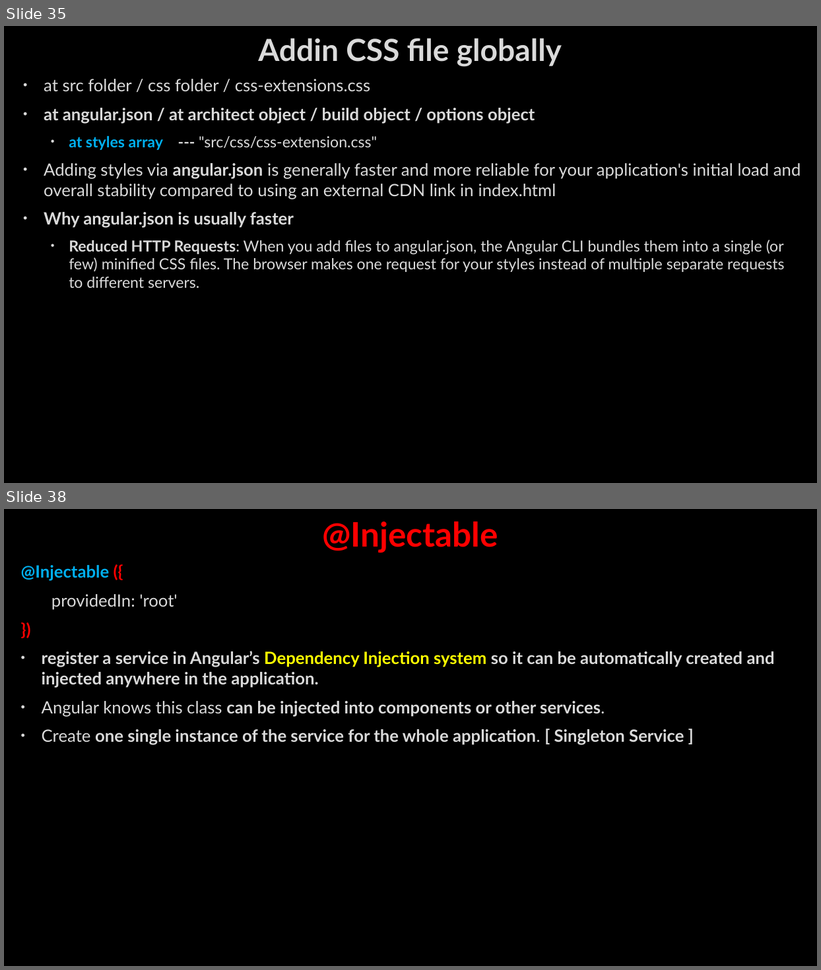
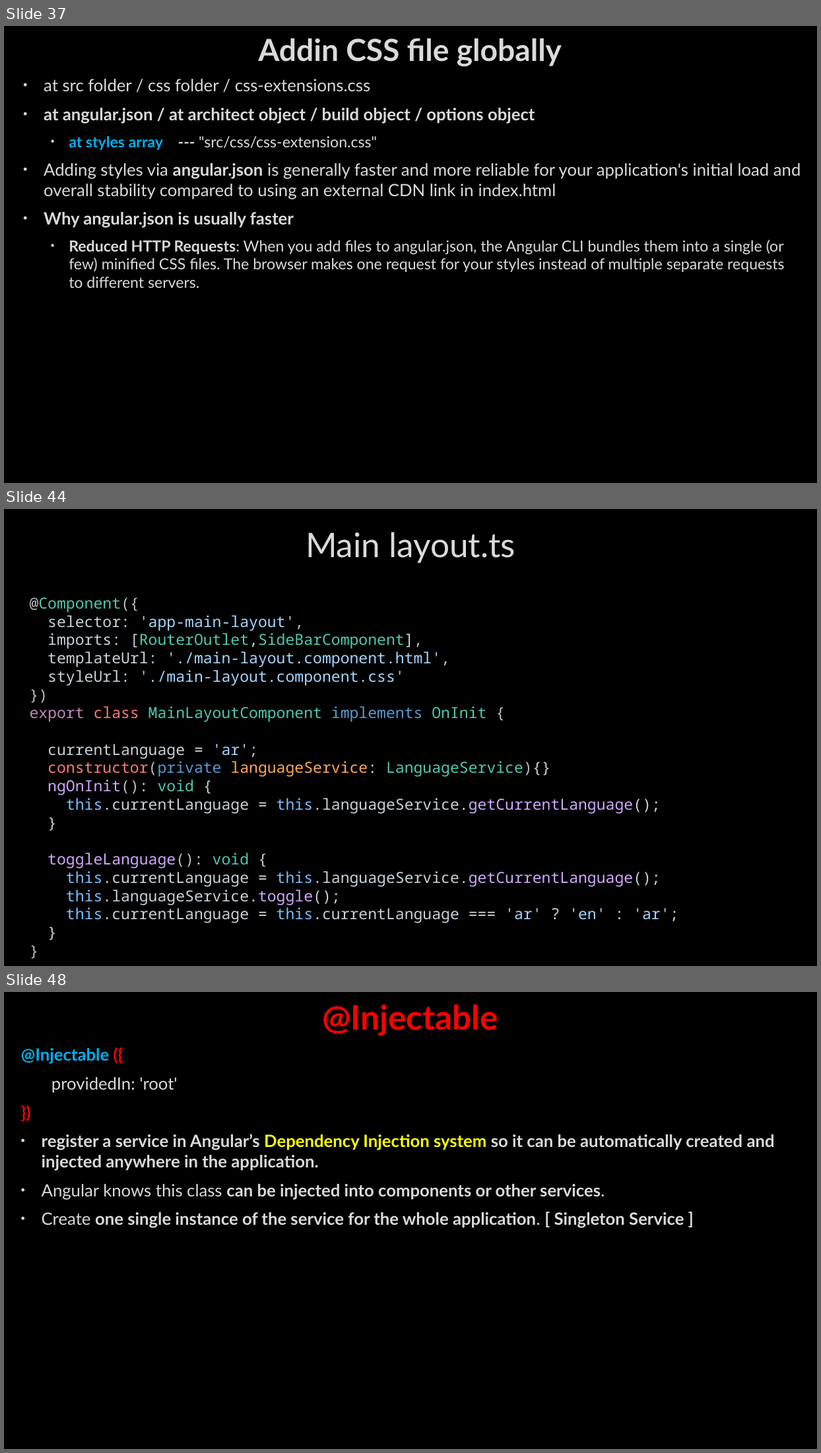
Before and after one commit to AhmedMohamedSamir1/Summary, a slide deck: Angular & type script/Angular.pptx. Shown one above the other, each under a label of ours: slides 35 and 38 before the commit, slides 37, 44 and 48 after it; the slides between them are not shown. The pictures are 821x970 and 821x1453 pixels, drawn with LibreOffice and Linux fonts; fonts in the diff are those of the drawing; background and template pictures are left out. Boxes give left, top, right and bottom in pixels: in the first picture for what was removed or moved away, otherwise in the second. Text is boxed around its words. In the diff, an @@ line names an element or a change of style, - is before the commit and + after.

```diff
--- a/Angular & type script/Angular.pptx
+++ b/Angular & type script/Angular.pptx
@@ slide 44 added at [4,509,817,966], background picture (left out) @@
@@ title added at [306,532,515,563], 40 pt, text #DADADA @@
+Main layout.ts
@@ text added at [30,597,679,923], 18 pt, text #C9D1D9 @@
+@Component({
+selector: 'app-main-layout',
+imports: [RouterOutlet,SideBarComponent],
+templateUrl: './main-layout.component.html',
+styleUrl: './main-layout.component.css'
+})
+export class MainLayoutComponent implements OnInit {
+currentLanguage = 'ar';
+constructor(private languageService: LanguageService){}
+ngOnInit(): void {
+this.currentLanguage = this.languageService.getCurrentLanguage();
+}
+toggleLanguage(): void {
+this.currentLanguage = this.languageService.getCurrentLanguage();
+this.languageService.toggle();
+this.currentLanguage = this.currentLanguage === 'ar' ? 'en' : 'ar';
+}
+}
@@ what was slide 35 is now slide 37 @@
@@ what was slide 38 is now slide 48 @@
```
Also in this commit, not shown: 5 slides changed, 21 other slides added, 1 slide removed.
